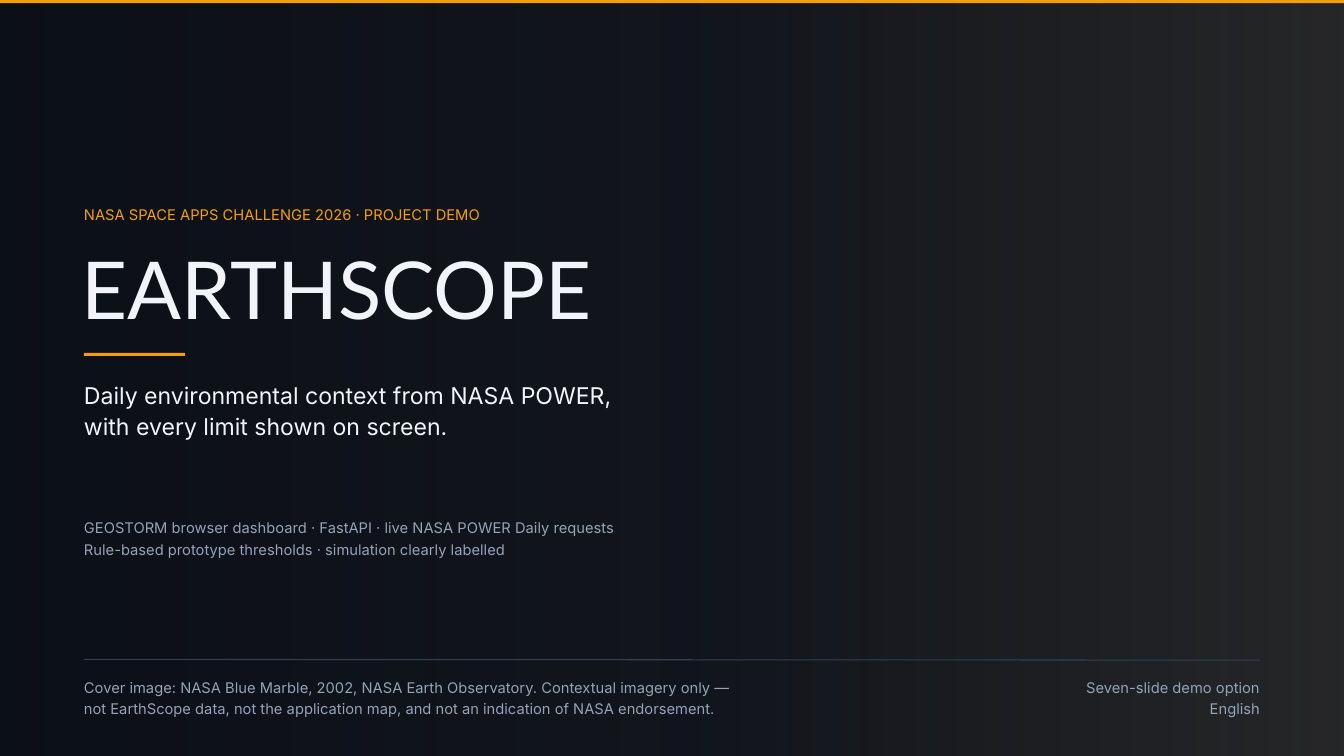
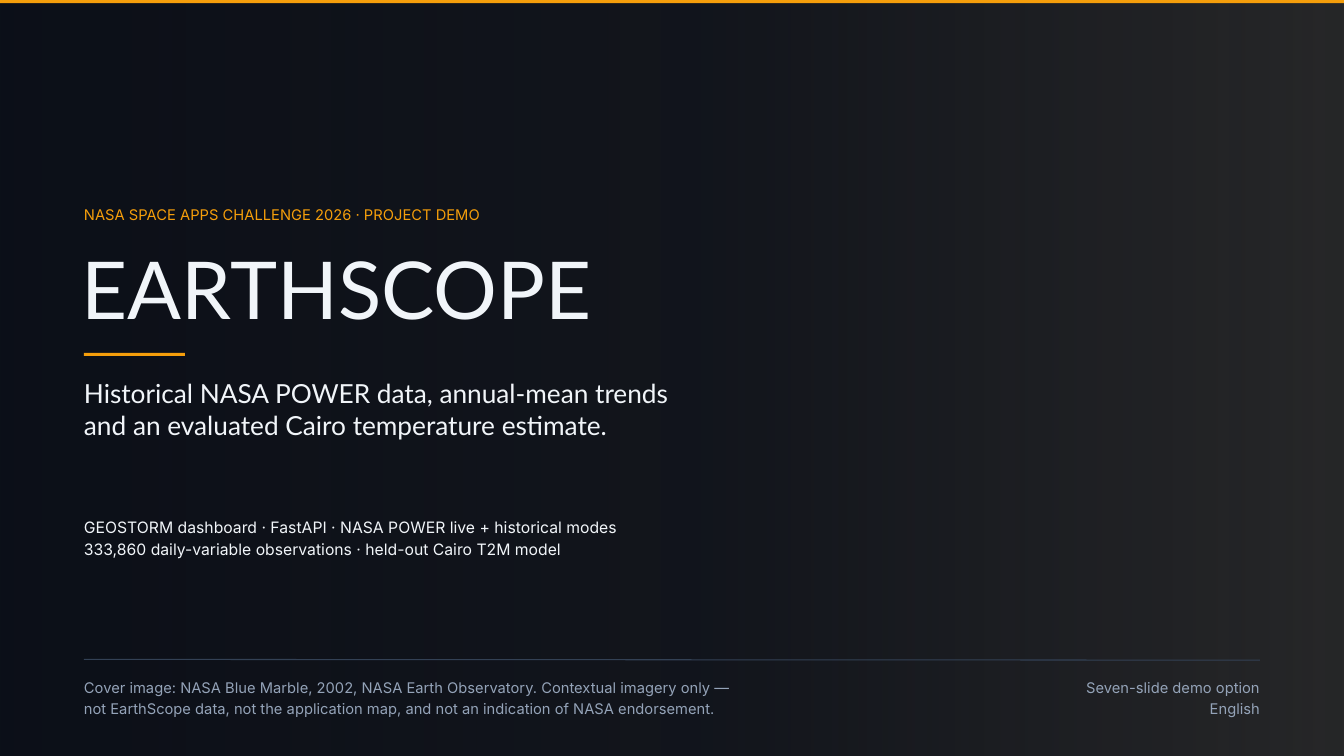
Before and after one commit to aliahmed-star/earthscope, a slide deck: slide 1 of submission_deliverables_2026-11-14/EarthScope_Final_Presentation.pptx. Drawn at 1344x756 pixels with LibreOffice and Linux fonts; fonts in the diff are those of the drawing; background and template pictures are left out; a plain dark background stands for a picture behind light text. Boxes give left, top, right and bottom in pixels: in the first picture for what was removed or moved away, otherwise in the second. Text is boxed around its words. In the diff, an @@ line names an element or a change of style, - is before the commit and + after.

```diff
--- a/submission_deliverables_2026-11-14/EarthScope_Final_Presentation.pptx
+++ b/submission_deliverables_2026-11-14/EarthScope_Final_Presentation.pptx
@@ text at <box>84,383,668,440</box>: text changed; size 22 to 25 pt; font Inter to Lato @@
-Daily environmental context from NASA POWER,
-with every limit shown on screen.
+Historical NASA POWER data, annual-mean trends and an evaluated Cairo temperature estimate.
@@ text at <box>84,521,616,559</box>: text changed; size 14 to 15 pt; text colour #94A3B8 to #F1F5F9 @@
-GEOSTORM browser dashboard · FastAPI · live NASA POWER Daily requests
-Rule-based prototype thresholds · simulation clearly labelled
+GEOSTORM dashboard · FastAPI · NASA POWER live + historical modes
+333,860 daily-variable observations · held-out Cairo T2M model
```
Also in this commit, not shown: 4 other slides changed, 1 slide added, 1 slide removed, 31 other files.
